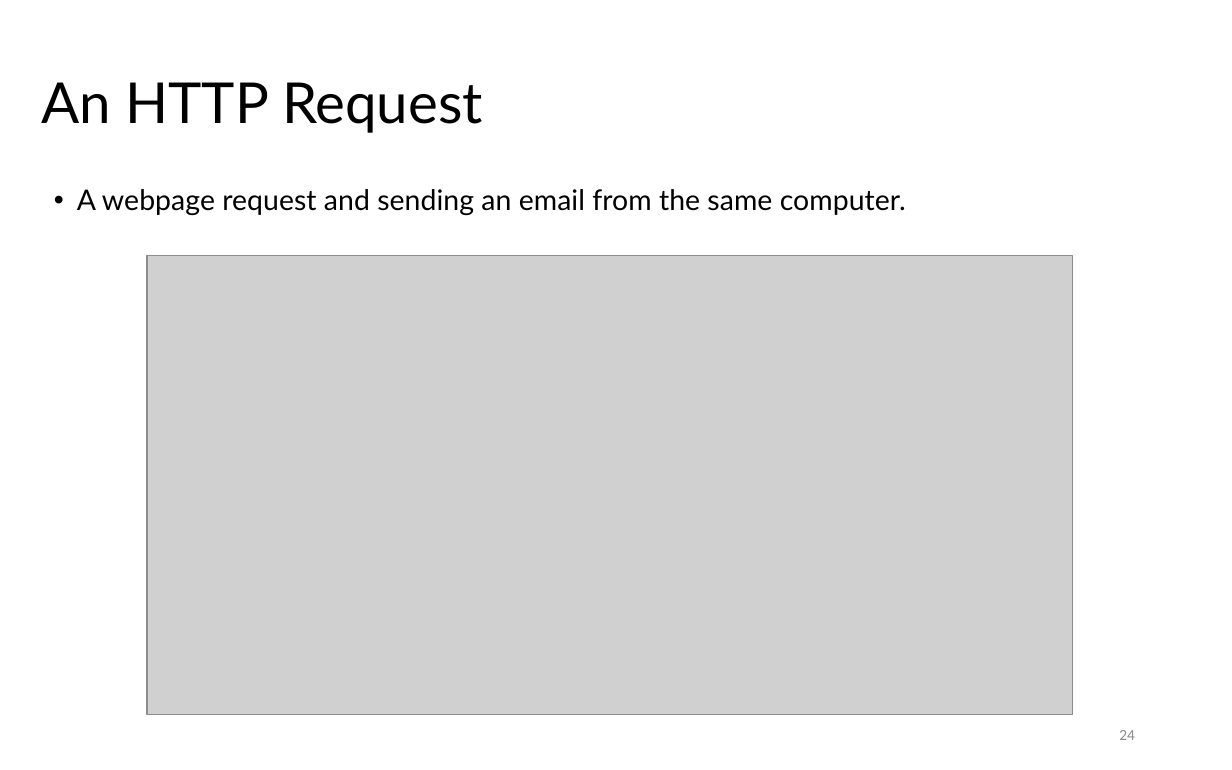
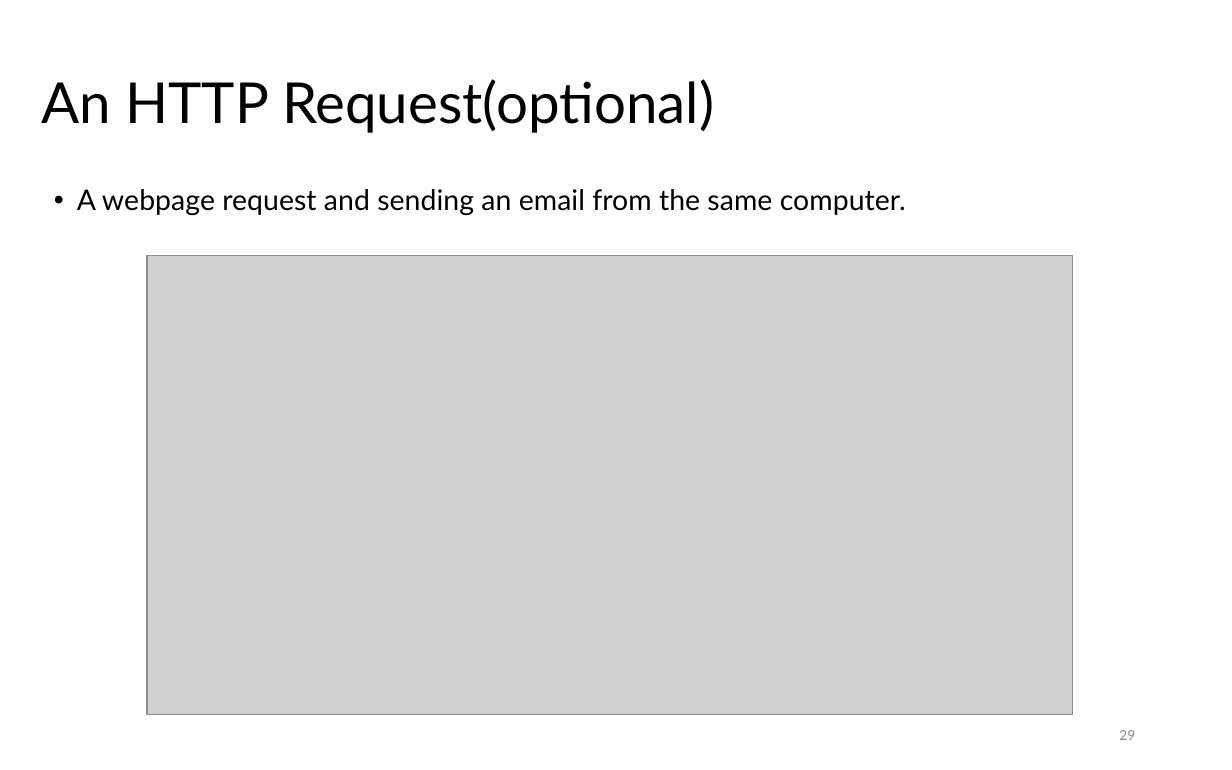
Before and after one commit to LongBaoNguyen/longbaonguyen.github.io, a slide deck: slide 29 of courses/apcsp/lect18.pptx (slide 24 before the commit). Drawn at 1232x770 pixels with LibreOffice and Linux fonts; fonts in the diff are those of the drawing; grey boxes stand for pictures. Boxes give left, top, right and bottom in pixels: in the first picture for what was removed or moved away, otherwise in the second. Text is boxed around its words. In the diff, an @@ line names an element or a change of style, - is before the commit and + after.

```diff
--- a/courses/apcsp/lect18.pptx
+++ b/courses/apcsp/lect18.pptx
@@ title at (42, 79, 714, 133): text changed @@
-An HTTP Request
+An HTTP Request(optional)
@@ page number at (1119, 730, 1135, 740): text changed @@
-24
+29
```
Also in this commit, not shown: 3 other slides changed, 2 other files.
